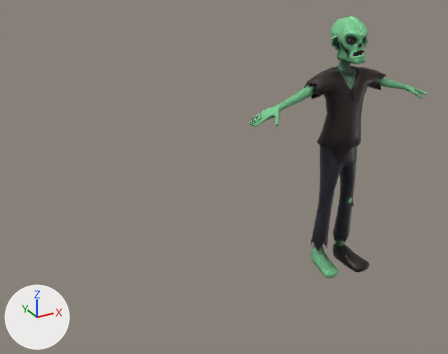
Two versions of the glTF model assets/glb/zombie.glb, one commit apart.
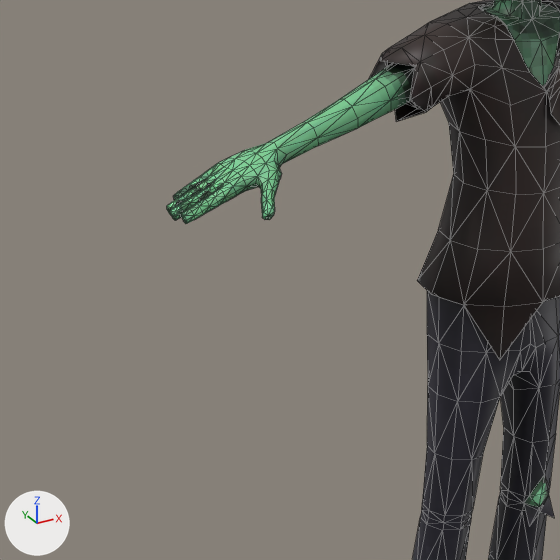
There are two pictures of each version: one whole from a 50 mm lens placed at (-2.97, -3.54, 2.76), pointed at (-1.0, 0.04, 0.98), one close up on the part from 46% to 79% of the width and 19% to 62% of the height. Arrows for +X, +Y and +Z are at lower left; the lights stay in place. The close-ups show mesh edges as thin lines. Objects named as collision shapes, trigger or cutter boxes, shadow casters or lower levels of detail are left out. Where no turn or scale is listed for an object, it has been applied to the vertices.

Objects in the first close-up: 'zombie_mesh.001'.
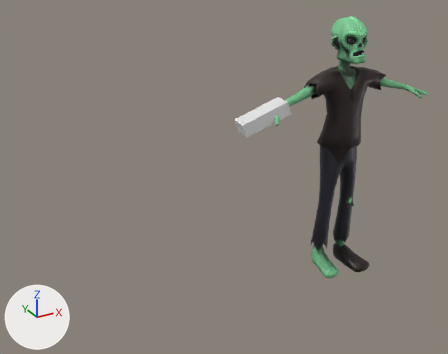
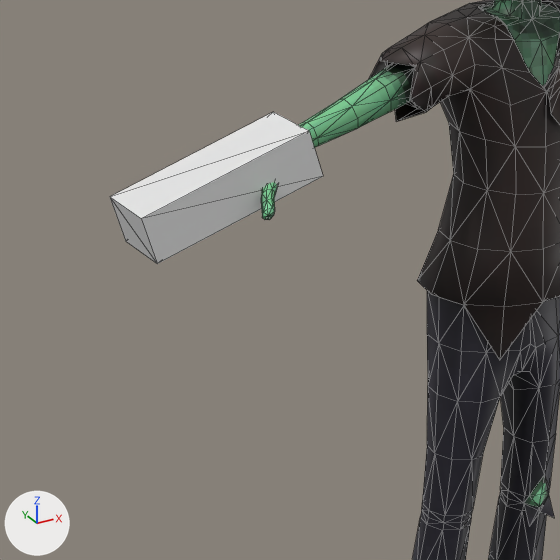
What differs and where, as boxes [x1, y1, x2, y2] in the close-ups (560 x 560 px):
'weapon', added: after [110, 112, 323, 264]

The change, as a list of edits to the scene's bpy script:
```text
Add mat_material:
    mat_material = principled_material('Material')
    mat_material.base_color = (0.8, 0.8, 0.8)  # white #e7e7e7
Add me_cube_001:
    me_cube_001.from_pydata([(0.162, 0.057, 0.109), (0.196, 0.053, 0.016), (-0.182, 0.089, -0.017), (-0.149, 0.085, -0.11), (0.149, -0.085, 0.11), (0.182, -0.089, 0.017), (-0.196, -0.053, -0.016), (-0.162, -0.057, -0.109)], [], [(0, 1, 3), (0, 3, 2), (2, 3, 7), (2, 7, 6), (6, 7, 5), (6, 5, 4), (4, 5, 1), (4, 1, 0), (2, 6, 4), (2, 4, 0), (7, 3, 1), (7, 1, 5)])
    me_cube_001.materials.append(mat_material)  # white #e7e7e7
Add ob_weapon:
    ob_weapon = bpy.data.objects.new('weapon', me_cube_001)
    ob_weapon.location = (-0.717, -0.012, 1.394)
```
